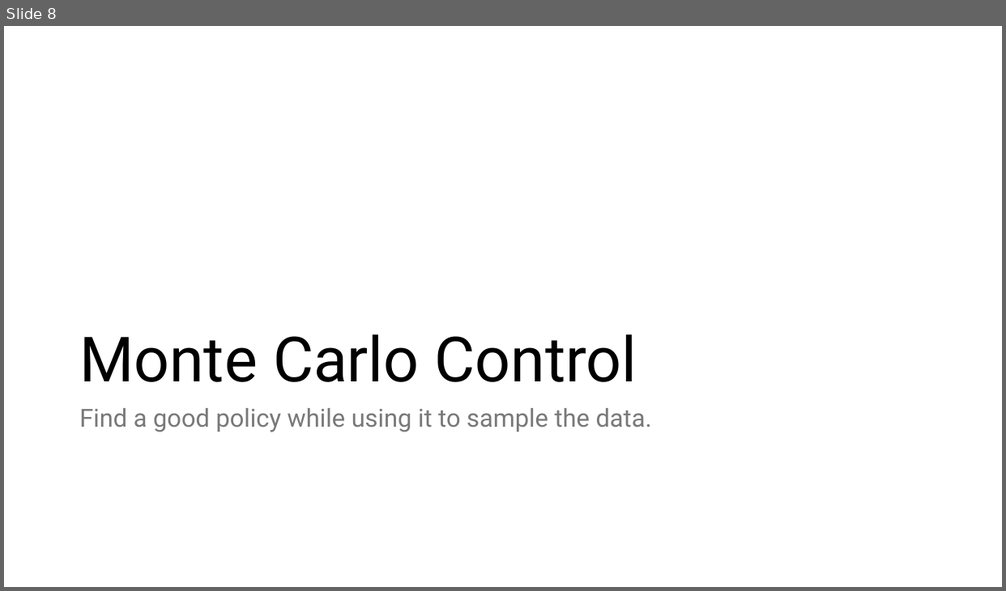
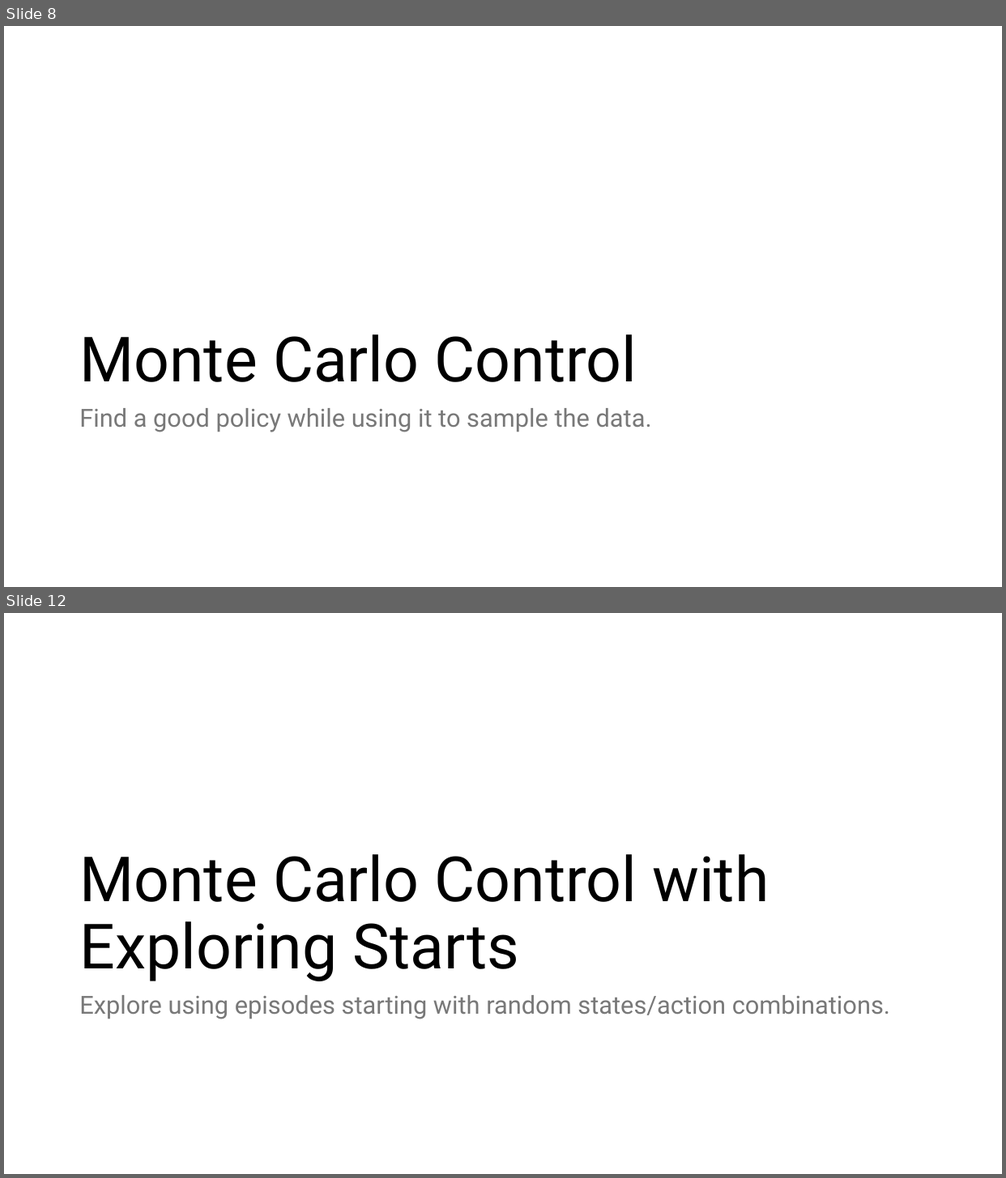
Before and after one commit to mhahsler/Introduction_to_Reinforcement_Learning, a slide deck: slides/Lecture_Chapter05.pptx. Shown one above the other, each under a label of ours: slide 8 before the commit, slides 8 and 12 after it; the slides between them are not shown. The pictures are 1006x591 and 1006x1178 pixels, drawn with LibreOffice and Linux fonts; fonts in the diff are those of the drawing. Boxes give left, top, right and bottom in pixels: in the first picture for what was removed or moved away, otherwise in the second. Text is boxed around its words. In the diff, an @@ line names an element or a change of style, - is before the commit and + after.

```diff
--- a/slides/Lecture_Chapter05.pptx
+++ b/slides/Lecture_Chapter05.pptx
@@ slide 12 added at bbox=[4, 613, 1002, 1174], background #FFFFFF @@
@@ title added at bbox=[79, 854, 769, 982], 60 pt, text #000000 @@
+Monte Carlo Control with Exploring Starts
@@ text added at bbox=[79, 995, 890, 1020], 24 pt, text #797979 @@
+Explore using episodes starting with random states/action combinations.
```
Also in this commit, not shown: 3 slides changed, 5 other files.
